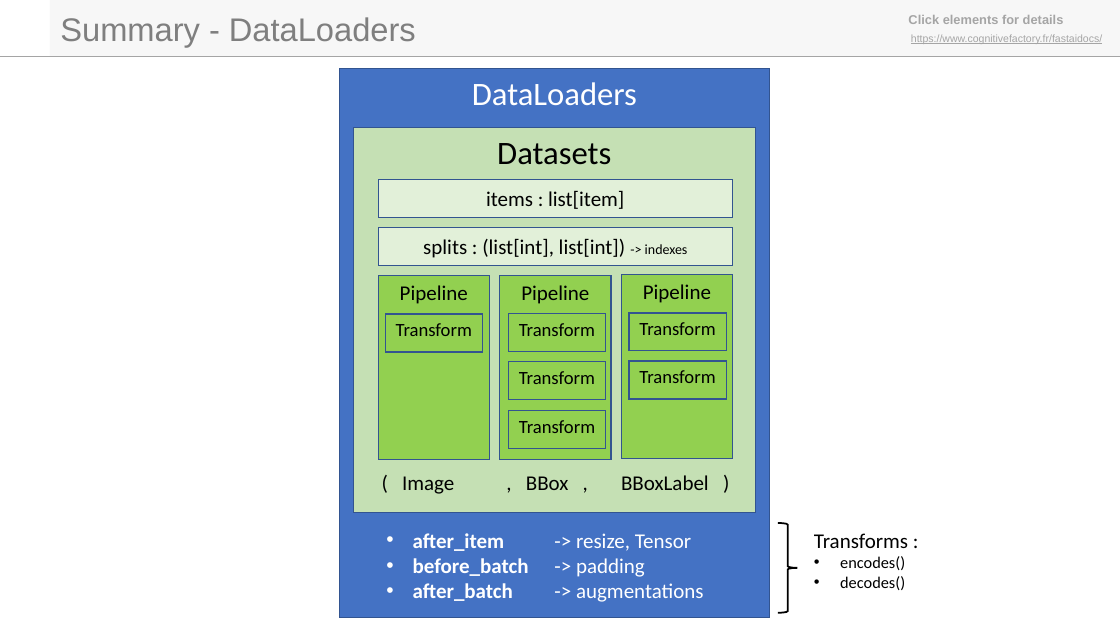
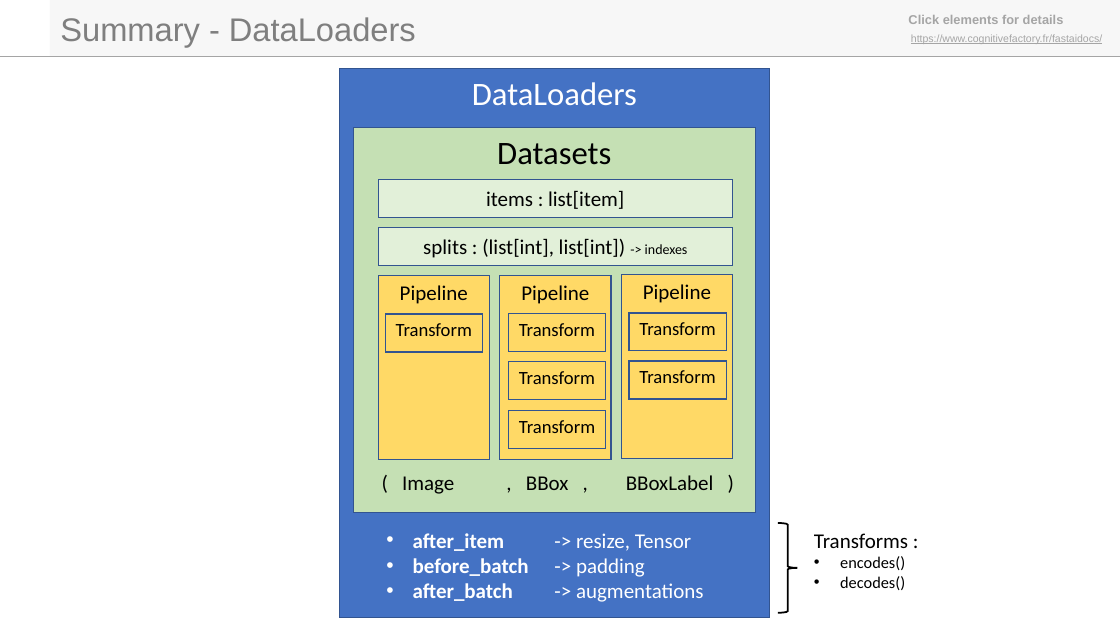
Before and after one commit to laurentprudhon/cognitivefactory-blog, a slide deck: slide 73 of fastaidocs/fastai_docs_v2.7.8.pptx. Drawn at 1120x630 pixels with LibreOffice and Linux fonts; fonts in the diff are those of the drawing; background and template pictures are left out. Boxes give left, top, right and bottom in pixels: in the first picture for what was removed or moved away, otherwise in the second. Text is boxed around its words. In the diff, an @@ line names an element or a change of style, - is before the commit and + after.

```diff
--- a/fastaidocs/fastai_docs_v2.7.8.pptx
+++ b/fastaidocs/fastai_docs_v2.7.8.pptx
@@ fill #92D050 to #FFD966 in 9 elements at [378,276,489,460], [500,276,611,460], [622,275,733,459], [629,313,727,351], [629,361,727,399], [508,313,606,351], [508,362,606,400], [508,411,606,449], [386,314,483,352] @@
@@ text "( Image , BBox , ..." rewrapped from [402,475,709,494] to [402,475,714,494] @@
```
Also in this commit, not shown: 1 other slide changed, 5 other files.
